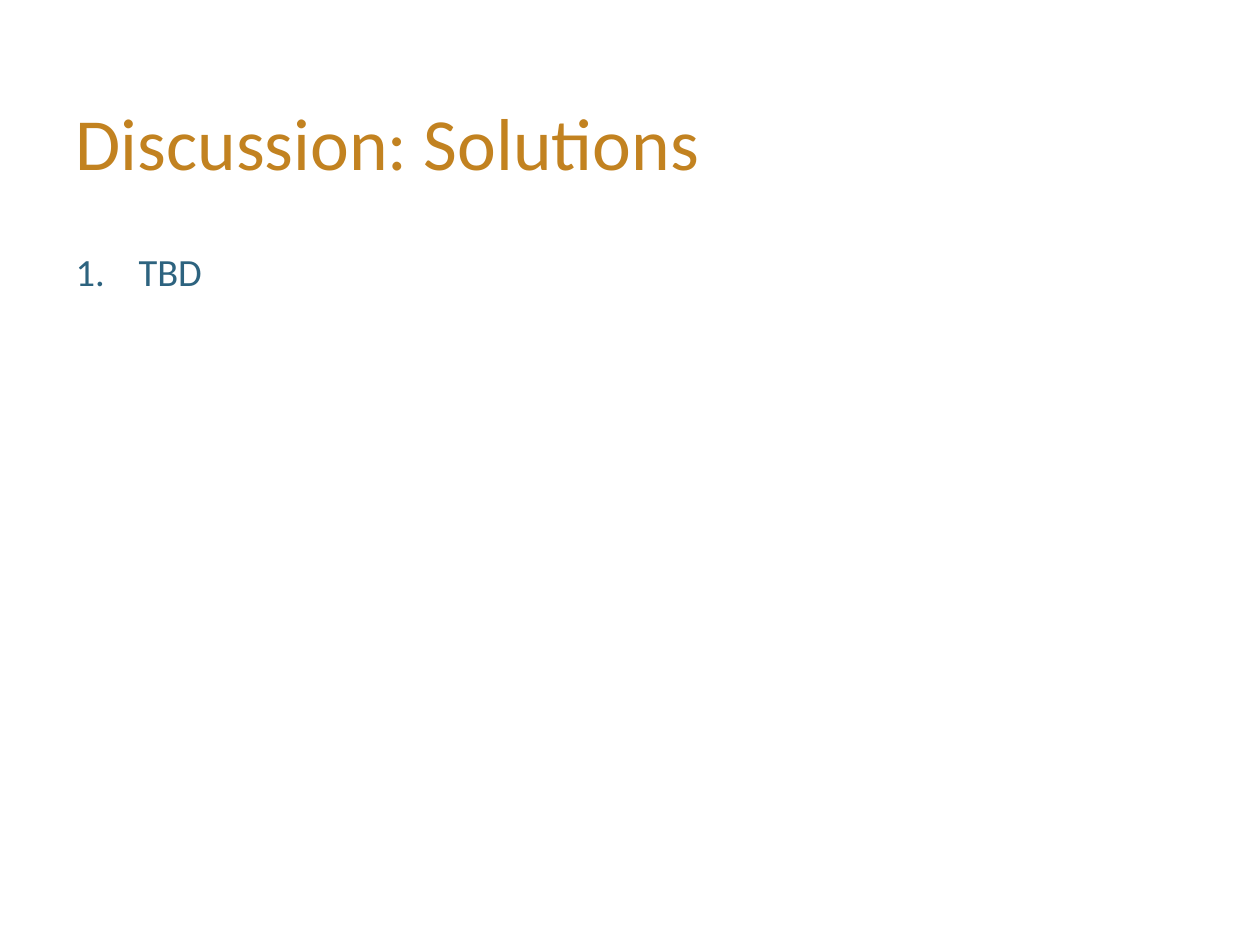
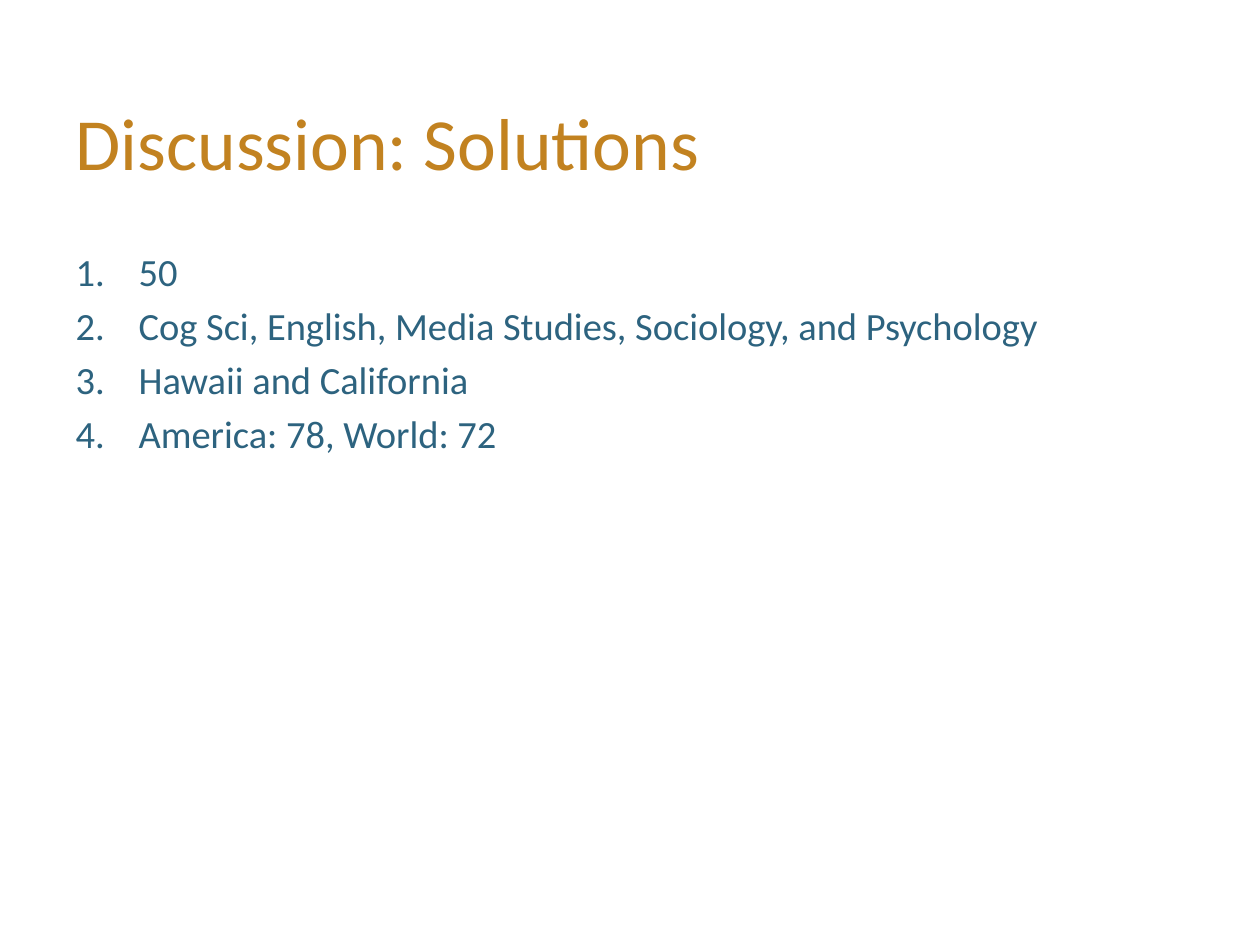
Before and after one commit to hLuo27/teaching, a slide deck: slide 8 of data8/slides/lab1.pptx (slide 6 before the commit). Drawn at 1260x945 pixels with LibreOffice and Linux fonts; fonts in the diff are those of the drawing; background and template pictures are left out. Boxes give left, top, right and bottom in pixels: in the first picture for what was removed or moved away, otherwise in the second. Text is boxed around its words. In the diff, an @@ line names an element or a change of style, - is before the commit and + after.

```diff
--- a/data8/slides/lab1.pptx
+++ b/data8/slides/lab1.pptx
@@ text at [139,261,1038,453]: text changed @@
-1. TBD
+1. 50
+2. Cog Sci, English, Media Studies, Sociology, and Psychology
+3. Hawaii and California
+4. America: 78, World: 72
```
Also in this commit, not shown: 7 other slides changed, 2 slides added, 1 slide removed, 1 other file.
